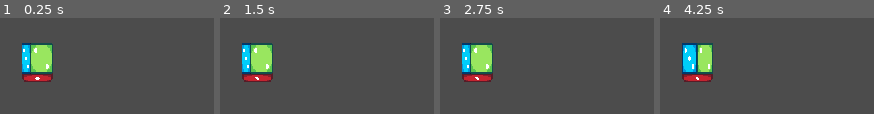
Above: before the commit, frames 1-4 (left to right).
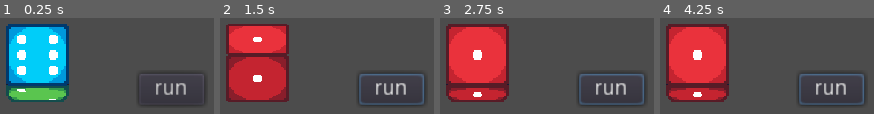
Above: after the commit, the same moments.

Repository: andrebariani/gmtk2022
Game: Godot game, scene res://src/entities/player/animation/DiceAnimation.tscn
The game is run twice, just before and just after one commit, with the same random seed, the same clock (stepped at 60 frames per second) and the same inputs. This scene is started directly instead of the project's main scene.
Inputs (mouse positions are in pixels of both pictures, inside the frame that each line leads up to):
- Up to frame 1 (0.25 s): no input
- Up to frame 2 (1.5 s): click (391, 89) at 0.5 s, where only the run after the commit has a clickable "run"; tap Enter (ui_accept) at 1.25 s; move the mouse to (outside the picture) at 1.27 s; hold D (move_right) from 1.28 s (still down); click (outside the picture) at 1.35 s
- Up to frame 3 (2.75 s): tap Enter (ui_accept) at 1.52, 2.27 s; move the mouse to (outside the picture) at 2.02 s; release D (move_right) at 2.03 s; hold S (move_down) from 2.03 s (still down); tap Space (roll) at 2.1 s
- Up to frame 4 (4.25 s): move the mouse to (outside the picture) at 2.77 s; release S (move_down) at 2.78 s; hold D (move_right) 2.78-3.53 s; click (outside the picture) at 2.85 s; move the mouse to (outside the picture) at 3.52 s; hold W (move_up) from 3.53 s (still down); tap Space (roll) at 3.6 s; tap Enter (ui_accept) at 3.77 s

The runs differ from the first frame. In frame 1, 24% of the frame differs, in the area x 2-96%, y 6-92%; in frame 2, 26%; in frame 3, 27%; in frame 4, 27%.

Commit message:
updates animação dice

Diff:
--- a/DiceAnimation.gd
+++ b/DiceAnimation.gd
@@ -1,16 +1,105 @@
 extends Node2D
 
+export var top_num: int = 1
+export var front_num: int = 2
 
-# Declare member variables here. Examples:
-# var a = 2
-# var b = "text"
+onready var curr_face: Node2D = $CurrentFace
+onready var curr_face_top: Sprite = $CurrentFace/Top
+onready var curr_face_top_num: Sprite = $CurrentFace/Top/Number
+onready var curr_face_front: Sprite = $CurrentFace/Front
+onready var curr_face_front_num: Sprite = $CurrentFace/Front/Number
+
+onready var old_face_top: Sprite = $NextFaceAnimation/Old
+onready var old_face_top_num: Sprite = $NextFaceAnimation/Old/OldNumber
+onready var old_face_front: Sprite = $NextFaceAnimation/OldFront
+onready var old_face_front_num: Sprite = $NextFaceAnimation/OldFront/OldFrontNumber
+
+onready var left_face_top: Sprite = $NextFaceAnimation/Left
+onready var left_face_top_num: Sprite = $NextFaceAnimation/Left/Number
+
+onready var right_face_top: Sprite = $NextFaceAnimation/Right
+onready var right_face_top_num: Sprite = $NextFaceAnimation/Right/Number
+
+onready var front_face_top: Sprite = $NextFaceAnimation/Bottom
+onready var front_face_top_num: Sprite = $NextFaceAnimation/Bottom/Number
+
+onready var behind_face_top: Sprite = $NextFaceAnimation/Top
+onready var behind_face_top_num: Sprite = $NextFaceAnimation/Top/Number
+
+onready var anim_player: AnimationPlayer = $AnimationPlayer
+
+func move_dice(direction, number: int, front_number: int = 0) -> void:
+	if Constants.FRONT:
+		front_number =  curr_face_top.frame + 1
+	_set_current_face_as_old()
+	_set_new_face_with_direction(direction, number, front_number)
+	_hide_current_face()
+	_update_current_face(number, front_number)
+	_play_transition_animation(direction)
 
 
-# Called when the node enters the scene tree for the first time.
 func _ready():
-	pass # Replace with function body.
+	_init_dice(top_num, front_num)
 
 
-# Called every frame. 'delta' is the elapsed time since the previous frame.
-#func _process(delta):
-#	pass
+func _init_dice(top_number : int, front_number : int) -> void:
+	_update_current_face(top_number, front_number)
+
+
+func _update_current_face(top_number: int, front_number: int = 0) -> void:
+	curr_face_top.frame = top_number - 1
+	curr_face_top_num.frame = top_number - 1
+
+	if front_number >= 1 && front_number <= 6:
+		curr_face_front.frame = front_number - 1
+		curr_face_front_num.frame = front_number - 1
+
+func _set_new_face_with_direction(direction, number: int, front_number: int = 0):
+	var face_node
+	var face_node_num
+	match direction:
+		Constants.RIGHT:
+			face_node = left_face_top
+			face_node_num = left_face_top_num
+		Constants.LEFT:
+			face_node = right_face_top
+			face_node_num = right_face_top_num
+		Constants.BEHIND:
+			face_node = front_face_top
+			face_node_num = front_face_top_num
+		Constants.FRONT:
+			face_node = behind_face_top
+			face_node_num = behind_face_top_num
+
+	_set_new_face(face_node, face_node_num, number, front_number);
+
+
+func _set_new_face(face_node, face_node_num, top_number: int, _front_number: int = 0):
+	face_node.frame = top_number - 1
+	face_node_num.frame = top_number - 1
+
+
+func _hide_current_face():
+	curr_face.visible = false
+
+
+func _set_current_face_as_old() -> void:
+	old_face_top.frame = curr_face_top.frame + 6
+	old_face_top_num.frame = curr_face_top_num.frame
+	old_face_front.frame = curr_face_front.frame
+	old_face_front_num.frame = curr_face_front_num.frame
+
+
+func _play_transition_animation(direction):
+	match direction:
+		Constants.RIGHT:
+			anim_player.play("to_right")
+		Constants.LEFT:
+			anim_player.play("to_left")
+		Constants.BEHIND:
+			anim_player.play("to_behind")
+		Constants.FRONT:
+			anim_player.play("to_front")
+
+func _on_Button_pressed():
+	move_dice(Constants.FRONT, 1)
--- a/src/entities/player/animation/DiceAnimation.tscn
+++ b/src/entities/player/animation/DiceAnimation.tscn
@@ -81,7 +81,7 @@
 "times": PoolRealArray( 0 ),
 "transitions": PoolRealArray( 1 ),
 "update": 0,
-"values": [ true ]
+"values": [ false ]
 }
 tracks/6/type = "value"
 tracks/6/path = NodePath("../Left:offset")
@@ -119,11 +119,82 @@
 "update": 0,
 "values": [ false ]
 }
-
-[sub_resource type="Animation" id=3]
-resource_name = "to_right"
+tracks/9/type = "value"
+tracks/9/path = NodePath("../Right:scale")
+tracks/9/interp = 1
+tracks/9/loop_wrap = true
+tracks/9/imported = false
+tracks/9/enabled = true
+tracks/9/keys = {
+"times": PoolRealArray( 0 ),
+"transitions": PoolRealArray( 1 ),
+"update": 0,
+"values": [ Vector2( 1, 1 ) ]
+}
+tracks/10/type = "value"
+tracks/10/path = NodePath("../Right:visible")
+tracks/10/interp = 1
+tracks/10/loop_wrap = true
+tracks/10/imported = false
+tracks/10/enabled = true
+tracks/10/keys = {
+"times": PoolRealArray( 0 ),
+"transitions": PoolRealArray( 1 ),
+"update": 0,
+"values": [ false ]
+}
+tracks/11/type = "value"
+tracks/11/path = NodePath("../Top:scale")
+tracks/11/interp = 1
+tracks/11/loop_wrap = true
+tracks/11/imported = false
+tracks/11/enabled = true
+tracks/11/keys = {
+"times": PoolRealArray( 0 ),
+"transitions": PoolRealArray( 1 ),
+"update": 0,
+"values": [ Vector2( 1, 1 ) ]
+}
+tracks/12/type = "value"
+tracks/12/path = NodePath("../Top:visible")
+tracks/12/interp = 1
+tracks/12/loop_wrap = true
+tracks/12/imported = false
+tracks/12/enabled = true
+tracks/12/keys = {
+"times": PoolRealArray( 0 ),
+"transitions": PoolRealArray( 1 ),
+"update": 0,
+"values": [ false ]
+}
+tracks/13/type = "value"
+tracks/13/path = NodePath(".:scale")
+tracks/13/interp = 1
+tracks/13/loop_wrap = true
+tracks/13/imported = false
+tracks/13/enabled = true
+tracks/13/keys = {
+"times": PoolRealArray( 0 ),
+"transitions": PoolRealArray( 1 ),
+"update": 0,
+"values": [ Vector2( 1, 1 ) ]
+}
+tracks/14/type = "value"
+tracks/14/path = NodePath(".:visible")
+tracks/14/interp = 1
+tracks/14/loop_wrap = true
+tracks/14/imported = false
+tracks/14/enabled = true
+tracks/14/keys = {
+"times": PoolRealArray( 0 ),
+"transitions": PoolRealArray( 1 ),
+"update": 0,
+"values": [ true ]
+}
+
+[sub_resource type="Animation" id=4]
+resource_name = "to_behind"
 length = 1.2
-loop = true
 step = 0.05
 tracks/0/type = "value"
 tracks/0/path = NodePath("../../CurrentFace:visible")
@@ -190,7 +261,7 @@
 tracks/5/interp = 0
 tracks/5/loop_wrap = true
 tracks/5/imported = false
-tracks/5/enabled = true
+tracks/5/enabled = false
 tracks/5/keys = {
 "times": PoolRealArray( 0, 0.25, 0.5, 0.7, 0.9, 1 ),
 "transitions": PoolRealArray( 1, 1, 1, 1, 1, 1 ),
@@ -234,11 +305,402 @@
 "values": [ true, false ]
 }
 
+[sub_resource type="Animation" id=5]
+resource_name = "to_front"
+length = 1.2
+step = 0.05
+tracks/0/type = "value"
+tracks/0/path = NodePath("../../CurrentFace:visible")
+tracks/0/interp = 0
+tracks/0/loop_wrap = true
+tracks/0/imported = false
+tracks/0/enabled = true
+tracks/0/keys = {
+"times": PoolRealArray( 0, 1 ),
+"transitions": PoolRealArray( 1, 1 ),
+"update": 1,
+"values": [ false, true ]
+}
+tracks/1/type = "value"
+tracks/1/path = NodePath("../Old:scale")
+tracks/1/interp = 0
+tracks/1/loop_wrap = true
+tracks/1/imported = false
+tracks/1/enabled = true
+tracks/1/keys = {
+"times": PoolRealArray( 0, 0.3, 0.5, 0.7, 0.9, 1 ),
+"transitions": PoolRealArray( 1, 1, 1, 1, 1, 1 ),
+"update": 0,
+"values": [ Vector2( 1, 1 ), Vector2( 1, 1 ), Vector2( 1, 0.75 ), Vector2( 1, 0.55 ), Vector2( 1, 0.35 ), Vector2( 1, 0.25 ) ]
+}
+tracks/2/type = "value"
+tracks/2/path = NodePath("../Old:offset")
+tracks/2/interp = 0
+tracks/2/loop_wrap = true
+tracks/2/imported = false
+tracks/2/enabled = true
+tracks/2/keys = {
+"times": PoolRealArray( 0, 1 ),
+"transitions": PoolRealArray( 1, 1 ),
+"update": 1,
+"values": [ Vector2( 0, -20 ), Vector2( 0, -20 ) ]
+}
+tracks/3/type = "value"
+tracks/3/path = NodePath("../Old:position")
+tracks/3/interp = 0
+tracks/3/loop_wrap = true
+tracks/3/imported = false
+tracks/3/enabled = true
+tracks/3/keys = {
+"times": PoolRealArray( 0, 0.15, 0.3 ),
+"transitions": PoolRealArray( 1, 1, 1 ),
+"update": 0,
+"values": [ Vector2( 0, 15 ), Vector2( 0, 20 ), Vector2( 0, 25 ) ]
+}
+tracks/4/type = "value"
+tracks/4/path = NodePath("../Old/OldNumber:offset")
+tracks/4/interp = 0
+tracks/4/loop_wrap = true
+tracks/4/imported = false
+tracks/4/enabled = true
+tracks/4/keys = {
+"times": PoolRealArray( 0, 1 ),
+"transitions": PoolRealArray( 1, 1 ),
+"update": 0,
+"values": [ Vector2( 0, -20 ), Vector2( 0, -20 ) ]
+}
+tracks/5/type = "value"
+tracks/5/path = NodePath("OldFrontNumber:rotation_degrees")
+tracks/5/interp = 0
+tracks/5/loop_wrap = true
+tracks/5/imported = false
+tracks/5/enabled = false
+tracks/5/keys = {
+"times": PoolRealArray( 0, 0.3, 0.5, 0.7, 0.9, 1 ),
+"transitions": PoolRealArray( 1, 1, 1, 1, 1, 1 ),
+"update": 1,
+"values": [ 0.0, 20.0, 45.0, 63.0, 81.0, 90.0 ]
+}
+tracks/6/type = "value"
+tracks/6/path = NodePath("..:visible")
+tracks/6/interp = 0
+tracks/6/loop_wrap = true
+tracks/6/imported = false
+tracks/6/enabled = true
+tracks/6/keys = {
+"times": PoolRealArray( 0, 1 ),
+"transitions": PoolRealArray( 1, 1 ),
+"update": 0,
+"values": [ true, false ]
+}
+tracks/7/type = "value"
+tracks/7/path = NodePath("../Top:scale")
+tracks/7/interp = 0
+tracks/7/loop_wrap = true
+tracks/7/imported = false
+tracks/7/enabled = true
+tracks/7/keys = {
+"times": PoolRealArray( 0, 0.15, 0.3, 0.5, 0.7, 0.9, 1 ),
+"transitions": PoolRealArray( 1, 1, 1, 1, 1, 1, 1 ),
+"update": 0,
+"values": [ Vector2( 1, 0 ), Vector2( 1, 0.15 ), Vector2( 1, 0.25 ), Vector2( 1, 0.5 ), Vector2( 1, 0.7 ), Vector2( 1, 0.9 ), Vector2( 1, 1 ) ]
+}
+tracks/8/type = "value"
+tracks/8/path = NodePath("../Top:visible")
+tracks/8/interp = 0
+tracks/8/loop_wrap = true
+tracks/8/imported = false
+tracks/8/enabled = true
+tracks/8/keys = {
+"times": PoolRealArray( 0, 1 ),
+"transitions": PoolRealArray( 1, 1 ),
+"update": 1,
+"values": [ true, false ]
+}
+tracks/9/type = "value"
+tracks/9/path = NodePath(".:visible")
+tracks/9/interp = 1
+tracks/9/loop_wrap = true
+tracks/9/imported = false
+tracks/9/enabled = true
+tracks/9/keys = {
+"times": PoolRealArray( 0, 0.3 ),
+"transitions": PoolRealArray( 1, 1 ),
+"update": 1,
+"values": [ true, false ]
+}
+tracks/10/type = "value"
+tracks/10/path = NodePath(".:scale")
+tracks/10/interp = 0
+tracks/10/loop_wrap = true
+tracks/10/imported = false
+tracks/10/enabled = true
+tracks/10/keys = {
+"times": PoolRealArray( 0, 0.15, 0.3 ),
+"transitions": PoolRealArray( 1, 1, 1 ),
+"update": 0,
+"values": [ Vector2( 1, 1 ), Vector2( 1, 0.5 ), Vector2( 1, 1e-05 ) ]
+}
+
+[sub_resource type="Animation" id=6]
+resource_name = "to_left"
+length = 1.2
+step = 0.05
+tracks/0/type = "value"
+tracks/0/path = NodePath("../../CurrentFace:visible")
+tracks/0/interp = 0
+tracks/0/loop_wrap = true
+tracks/0/imported = false
+tracks/0/enabled = true
+tracks/0/keys = {
+"times": PoolRealArray( 0, 1 ),
+"transitions": PoolRealArray( 1, 1 ),
+"update": 1,
+"values": [ false, true ]
+}
+tracks/1/type = "value"
+tracks/1/path = NodePath("../Old:scale")
+tracks/1/interp = 0
+tracks/1/loop_wrap = true
+tracks/1/imported = false
+tracks/1/enabled = true
+tracks/1/keys = {
+"times": PoolRealArray( 0, 0.25, 0.5, 0.7, 0.9, 1 ),
+"transitions": PoolRealArray( 1, 1, 1, 1, 1, 1 ),
+"update": 0,
+"values": [ Vector2( 1, 1 ), Vector2( 0.75, 1 ), Vector2( 0.5, 1 ), Vector2( 0.3, 1 ), Vector2( 0.1, 1 ), Vector2( 0, 1 ) ]
+}
+tracks/2/type = "value"
+tracks/2/path = NodePath("../Old:offset")
+tracks/2/interp = 0
+tracks/2/loop_wrap = true
+tracks/2/imported = false
+tracks/2/enabled = true
+tracks/2/keys = {
+"times": PoolRealArray( 0, 1 ),
+"transitions": PoolRealArray( 1, 1 ),
+"update": 1,
+"values": [ Vector2( 20, 0 ), Vector2( 20, 0 ) ]
+}
+tracks/3/type = "value"
+tracks/3/path = NodePath("../Old:position")
+tracks/3/interp = 0
+tracks/3/loop_wrap = true
+tracks/3/imported = false
+tracks/3/enabled = true
+tracks/3/keys = {
+"times": PoolRealArray( 0, 1 ),
+"transitions": PoolRealArray( 1, 1 ),
+"update": 0,
+"values": [ Vector2( -20, -5 ), Vector2( -20, -5 ) ]
+}
+tracks/4/type = "value"
+tracks/4/path = NodePath("../Old/OldNumber:offset")
+tracks/4/interp = 0
+tracks/4/loop_wrap = true
+tracks/4/imported = false
+tracks/4/enabled = true
+tracks/4/keys = {
+"times": PoolRealArray( 0, 1 ),
+"transitions": PoolRealArray( 1, 1 ),
+"update": 0,
+"values": [ Vector2( 20, 0 ), Vector2( 20, 0 ) ]
+}
+tracks/5/type = "value"
+tracks/5/path = NodePath("OldFrontNumber:rotation_degrees")
+tracks/5/interp = 0
+tracks/5/loop_wrap = true
+tracks/5/imported = false
+tracks/5/enabled = false
+tracks/5/keys = {
+"times": PoolRealArray( 0, 0.25, 0.5, 0.7, 0.9, 1 ),
+"transitions": PoolRealArray( 1, 1, 1, 1, 1, 1 ),
+"update": 1,
+"values": [ 0.0, 20.0, 45.0, 63.0, 81.0, 90.0 ]
+}
+tracks/6/type = "value"
+tracks/6/path = NodePath("..:visible")
+tracks/6/interp = 0
+tracks/6/loop_wrap = true
+tracks/6/imported = false
+tracks/6/enabled = true
+tracks/6/keys = {
+"times": PoolRealArray( 0, 1 ),
+"transitions": PoolRealArray( 1, 1 ),
+"update": 0,
+"values": [ true, false ]
+}
+tracks/7/type = "value"
+tracks/7/path = NodePath("../Left:scale")
+tracks/7/interp = 0
+tracks/7/loop_wrap = true
+tracks/7/imported = false
+tracks/7/enabled = false
+tracks/7/keys = {
+"times": PoolRealArray( 0, 0.25, 0.5, 0.7, 0.9, 1 ),
+"transitions": PoolRealArray( 1, 1, 1, 1, 1, 1 ),
+"update": 0,
+"values": [ Vector2( 0, 1 ), Vector2( 0.25, 1 ), Vector2( 0.5, 1 ), Vector2( 0.7, 1 ), Vector2( 0.9, 1 ), Vector2( 1, 1 ) ]
+}
+tracks/8/type = "value"
+tracks/8/path = NodePath("../Left:visible")
+tracks/8/interp = 0
+tracks/8/loop_wrap = true
+tracks/8/imported = false
+tracks/8/enabled = false
+tracks/8/keys = {
+"times": PoolRealArray( 0, 1 ),
+"transitions": PoolRealArray( 1, 1 ),
+"update": 1,
+"values": [ true, false ]
+}
+tracks/9/type = "value"
+tracks/9/path = NodePath("../Right:scale")
+tracks/9/interp = 0
+tracks/9/loop_wrap = true
+tracks/9/imported = false
+tracks/9/enabled = true
+tracks/9/keys = {
+"times": PoolRealArray( 0, 0.25, 0.5, 0.7, 0.9, 1 ),
+"transitions": PoolRealArray( 1, 1, 1, 1, 1, 1 ),
+"update": 0,
+"values": [ Vector2( 0, 1 ), Vector2( 0.25, 1 ), Vector2( 0.5, 1 ), Vector2( 0.7, 1 ), Vector2( 0.9, 1 ), Vector2( 1, 1 ) ]
+}
+tracks/10/type = "value"
+tracks/10/path = NodePath("../Right:visible")
+tracks/10/interp = 0
+tracks/10/loop_wrap = true
+tracks/10/imported = false
+tracks/10/enabled = true
+tracks/10/keys = {
+"times": PoolRealArray( 0, 1 ),
+"transitions": PoolRealArray( 1, 1 ),
+"update": 1,
+"values": [ true, false ]
+}
+
+[sub_resource type="Animation" id=3]
+resource_name = "to_right"
+length = 1.2
+step = 0.05
+tracks/0/type = "value"
+tracks/0/path = NodePath("../../CurrentFace:visible")
+tracks/0/interp = 0
+tracks/0/loop_wrap = true
+tracks/0/imported = false
+tracks/0/enabled = true
+tracks/0/keys = {
+"times": PoolRealArray( 0, 1 ),
+"transitions": PoolRealArray( 1, 1 ),
+"update": 1,
+"values": [ false, true ]
+}
+tracks/1/type = "value"
+tracks/1/path = NodePath("../Old:scale")
+tracks/1/interp = 0
+tracks/1/loop_wrap = true
+tracks/1/imported = false
+tracks/1/enabled = true
+tracks/1/keys = {
+"times": PoolRealArray( 0, 0.25, 0.5, 0.7, 0.9, 1 ),
+"transitions": PoolRealArray( 1, 1, 1, 1, 1, 1 ),
+"update": 0,
+"values": [ Vector2( 1, 1 ), Vector2( 0.75, 1 ), Vector2( 0.5, 1 ), Vector2( 0.3, 1 ), Vector2( 0.1, 1 ), Vector2( 0, 1 ) ]
+}
+tracks/2/type = "value"
+tracks/2/path = NodePath("../Old:offset")
+tracks/2/interp = 0
+tracks/2/loop_wrap = true
+tracks/2/imported = false
+tracks/2/enabled = true
+tracks/2/keys = {
+"times": PoolRealArray( 0, 1 ),
+"transitions": PoolRealArray( 1, 1 ),
+"update": 1,
+"values": [ Vector2( -20, 0 ), Vector2( -20, 0 ) ]
+}
+tracks/3/type = "value"
+tracks/3/path = NodePath("../Old:position")
+tracks/3/interp = 0
+tracks/3/loop_wrap = true
+tracks/3/imported = false
+tracks/3/enabled = true
+tracks/3/keys = {
+"times": PoolRealArray( 0 ),
+"transitions": PoolRealArray( 1 ),
+"update": 0,
+"values": [ Vector2( 20, -5 ) ]
+}
+tracks/4/type = "value"
+tracks/4/path = NodePath("../Old/OldNumber:offset")
+tracks/4/interp = 0
+tracks/4/loop_wrap = true
+tracks/4/imported = false
+tracks/4/enabled = true
+tracks/4/keys = {
+"times": PoolRealArray( 0, 1 ),
+"transitions": PoolRealArray( 1, 1 ),
+"update": 0,
+"values": [ Vector2( -20, 0 ), Vector2( -20, 0 ) ]
+}
+tracks/5/type = "value"
+tracks/5/path = NodePath("OldFrontNumber:rotation_degrees")
+tracks/5/interp = 0
+tracks/5/loop_wrap = true
+tracks/5/imported = false
+tracks/5/enabled = false
+tracks/5/keys = {
+"times": PoolRealArray( 0, 0.25, 0.5, 0.7, 0.9, 1 ),
+"transitions": PoolRealArray( 1, 1, 1, 1, 1, 1 ),
+"update": 1,
+"values": [ 0.0, 20.0, 45.0, 63.0, 81.0, 90.0 ]
+}
+tracks/6/type = "value"
+tracks/6/path = NodePath("..:visible")
+tracks/6/interp = 0
+tracks/6/loop_wrap = true
+tracks/6/imported = false
+tracks/6/enabled = true
+tracks/6/keys = {
+"times": PoolRealArray( 0, 1 ),
+"transitions": PoolRealArray( 1, 1 ),
+"update": 0,
+"values": [ true, false ]
+}
+tracks/7/type = "value"
+tracks/7/path = NodePath("../Left:scale")
+tracks/7/interp = 0
+tracks/7/loop_wrap = true
+tracks/7/imported = false
+tracks/7/enabled = true
+tracks/7/keys = {
+"times": PoolRealArray( 0, 0.25, 0.5, 0.7, 0.9, 1 ),
+"transitions": PoolRealArray( 1, 1, 1, 1, 1, 1 ),
+"update": 0,
+"values": [ Vector2( 0, 1 ), Vector2( 0.25, 1 ), Vector2( 0.5, 1 ), Vector2( 0.7, 1 ), Vector2( 0.9, 1 ), Vector2( 1, 1 ) ]
+}
+tracks/8/type = "value"
+tracks/8/path = NodePath("../Left:visible")
+tracks/8/interp = 0
+tracks/8/loop_wrap = true
+tracks/8/imported = false
+tracks/8/enabled = true
+tracks/8/keys = {
+"times": PoolRealArray( 0, 1 ),
+"transitions": PoolRealArray( 1, 1 ),
+"update": 1,
+"values": [ true, false ]
+}
+
 [node name="DiceAnimation" type="Node2D"]
 position = Vector2( 332, 147 )
+scale = Vector2( 2, 2 )
 script = ExtResource( 5 )
+top_num = 6
+front_num = null
 
 [node name="NextFaceAnimation" type="Node2D" parent="."]
+visible = false
 __meta__ = {
 "_edit_group_": true,
 "_edit_lock_": true
@@ -384,6 +846,9 @@
 texture = ExtResource( 1 )
 hframes = 6
 vframes = 4
+__meta__ = {
+"_edit_lock_": true
+}
 
 [node name="Top" type="Sprite" parent="CurrentFace"]
 position = Vector2( 0, -5 )
@@ -400,10 +865,25 @@
 hframes = 6
 vframes = 2
 frame = 1
+__meta__ = {
+"_edit_lock_": true
+}
 
 [node name="AnimationPlayer" type="AnimationPlayer" parent="."]
 root_node = NodePath("../NextFaceAnimation/OldFront")
-autoplay = "to_right"
+playback_speed = 3.0
 anims/Base = SubResource( 1 )
 anims/RESET = SubResource( 2 )
+anims/to_behind = SubResource( 4 )
+anims/to_front = SubResource( 5 )
+anims/to_left = SubResource( 6 )
 anims/to_right = SubResource( 3 )
+
+[node name="Button" type="Button" parent="."]
+margin_left = 65.0
+margin_top = 7.0
+margin_right = 107.0
+margin_bottom = 27.0
+text = "run"
+
+[connection signal="pressed" from="Button" to="." method="_on_Button_pressed"]
Not shown: 1 places in src/entities/player/animation/DiceAnimation.tscn that only renumber resources
